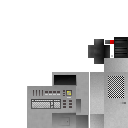
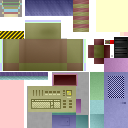
Two versions of the same layered image (128x128). Layer-by-layer changes:
showed "Zones", painted on it over [0,0,128,128]
added layer "Lights" above "MinerPowerRack" over [96,0,128,32]
added layer "MinerCoreFX_Overlay" in group "MinerCore" over [4,0,89,32]
added layer "MinerCoreFX_ShadowsL3" (multiply) in group "MinerCore" over [4,7,63,48]
added layer "MinerCoreFX_ShadowsL2" (multiply) in group "MinerCore" over [3,23,83,71]
added layer "MinerCoreFX_ShadowsL1" (multiply) in group "MinerCore" over [3,0,83,71]
added layer "MinerCoreDirt" in group "MinerCore" over [0,72,48,80]
added layer "MinerCoreFX_Refl" (luminosity, 30%) in group "MinerCore" over [25,0,73,16]
showed "MinerCore_YellowLines", opacity 100% → 98%, blend normal → dissolve, painted on it over [0,31,24,128]
added layer "MinerCore_Noise" (1%) in group "MinerCore" over [0,0,83,71]
painted on "MinerCore_Base" over [0,0,89,80]
